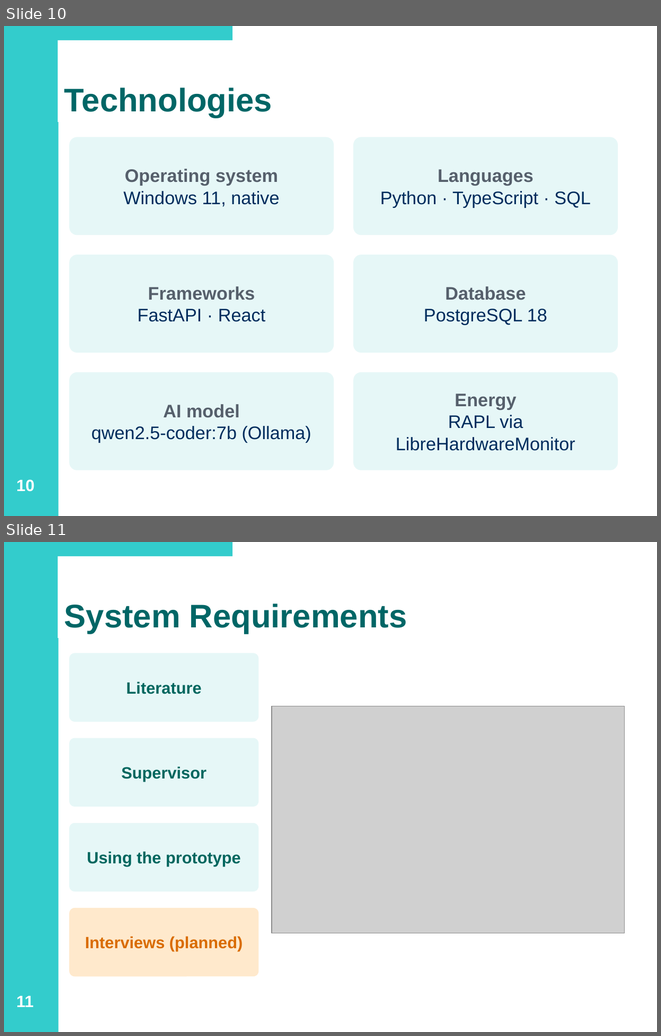
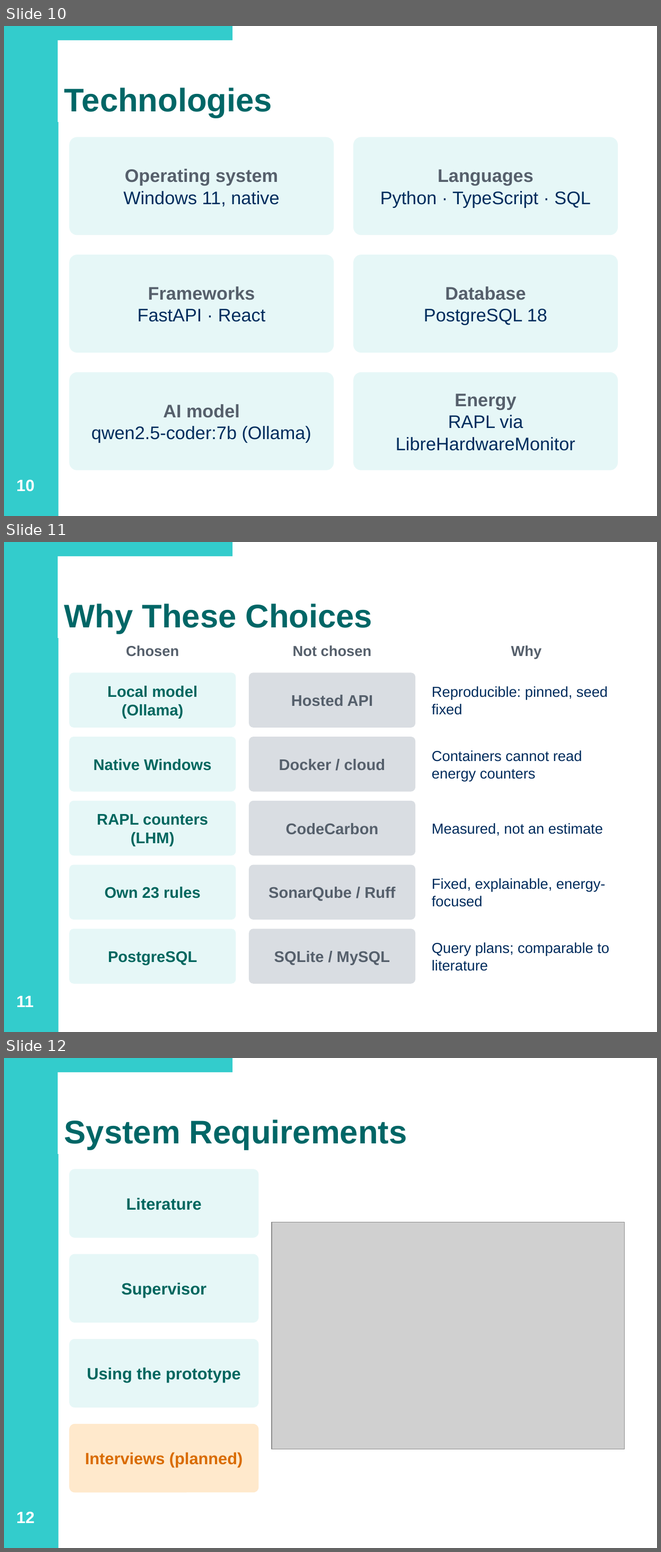
Before and after one commit to james-long04/GreenCode, a slide deck: docs/GreenCode-Interim-Demo.pptx. Shown one above the other, each under a label of ours: slides 10 and 11 before the commit, slides 10, 11 and 12 after it. The pictures are 661x1036 and 661x1552 pixels, drawn with LibreOffice and Linux fonts; fonts in the diff are those of the drawing; grey boxes stand for pictures. Boxes give left, top, right and bottom in pixels: in the first picture for what was removed or moved away, otherwise in the second. Text is boxed around its words. In the diff, an @@ line names an element or a change of style, - is before the commit and + after.

```diff
--- a/docs/GreenCode-Interim-Demo.pptx
+++ b/docs/GreenCode-Interim-Demo.pptx
@@ slide 11 added at (4, 542, 657, 1032), background #FFFFFF; not listed: 2 template elements that a slide beside it also shows @@
@@ title added at (64, 603, 372, 634), 36 pt, text #006666, bold @@
+Why These Choices
@@ text added at (126, 645, 179, 656), 16 pt, text #555F6B, bold @@
+Chosen
@@ text added at (293, 645, 372, 656), 16 pt, text #555F6B, bold @@
+Not chosen
@@ text added at (511, 645, 542, 659), 16 pt, text #555F6B, bold @@
+Why
@@ rounded rectangle added at (69, 672, 236, 728), fill #E6F7F7, 17 pt, text #00665E, bold @@
+Local model (Ollama)
@@ rounded rectangle added at (249, 672, 415, 728), fill #D9DDE2, 17 pt, text #555F6B, bold @@
+Hosted API
@@ text added at (432, 686, 608, 715), 16 pt, text #002B5C @@
+Reproducible: pinned, seed fixed
@@ rounded rectangle added at (69, 737, 236, 792), fill #E6F7F7, 17 pt, text #00665E, bold @@
+Native Windows
@@ rounded rectangle added at (249, 737, 415, 792), fill #D9DDE2, 17 pt, text #555F6B, bold @@
+Docker / cloud
@@ text added at (432, 750, 582, 781), 16 pt, text #002B5C @@
+Containers cannot read energy counters
@@ rounded rectangle added at (69, 801, 236, 855), fill #E6F7F7, 17 pt, text #00665E, bold @@
+RAPL counters (LHM)
@@ rounded rectangle added at (249, 801, 415, 855), fill #D9DDE2, 17 pt, text #555F6B, bold @@
+CodeCarbon
@@ text added at (432, 823, 603, 836), 16 pt, text #002B5C @@
+Measured, not an estimate
@@ rounded rectangle added at (69, 865, 236, 919), fill #E6F7F7, 17 pt, text #00665E, bold @@
+Own 23 rules
@@ rounded rectangle added at (249, 865, 415, 919), fill #D9DDE2, 17 pt, text #555F6B, bold @@
+SonarQube / Ruff
@@ text added at (432, 878, 606, 907), 16 pt, text #002B5C @@
+Fixed, explainable, energy-focused
@@ rounded rectangle added at (69, 928, 236, 983), fill #E6F7F7, 17 pt, text #00665E, bold @@
+PostgreSQL
@@ rounded rectangle added at (249, 928, 415, 983), fill #D9DDE2, 17 pt, text #555F6B, bold @@
+SQLite / MySQL
@@ text added at (432, 942, 609, 971), 16 pt, text #002B5C @@
+Query plans; comparable to literature
@@ page number added at (16, 996, 34, 1007), 18 pt, text #FFFFFF, bold @@
+11
@@ what was slide 11 is now slide 12 @@
@@ page number at (16, 1511, 34, 1523): text changed @@
-11
+12
```
Also in this commit, not shown: 3 slides changed, 3 other slides added, 1 slide removed.
